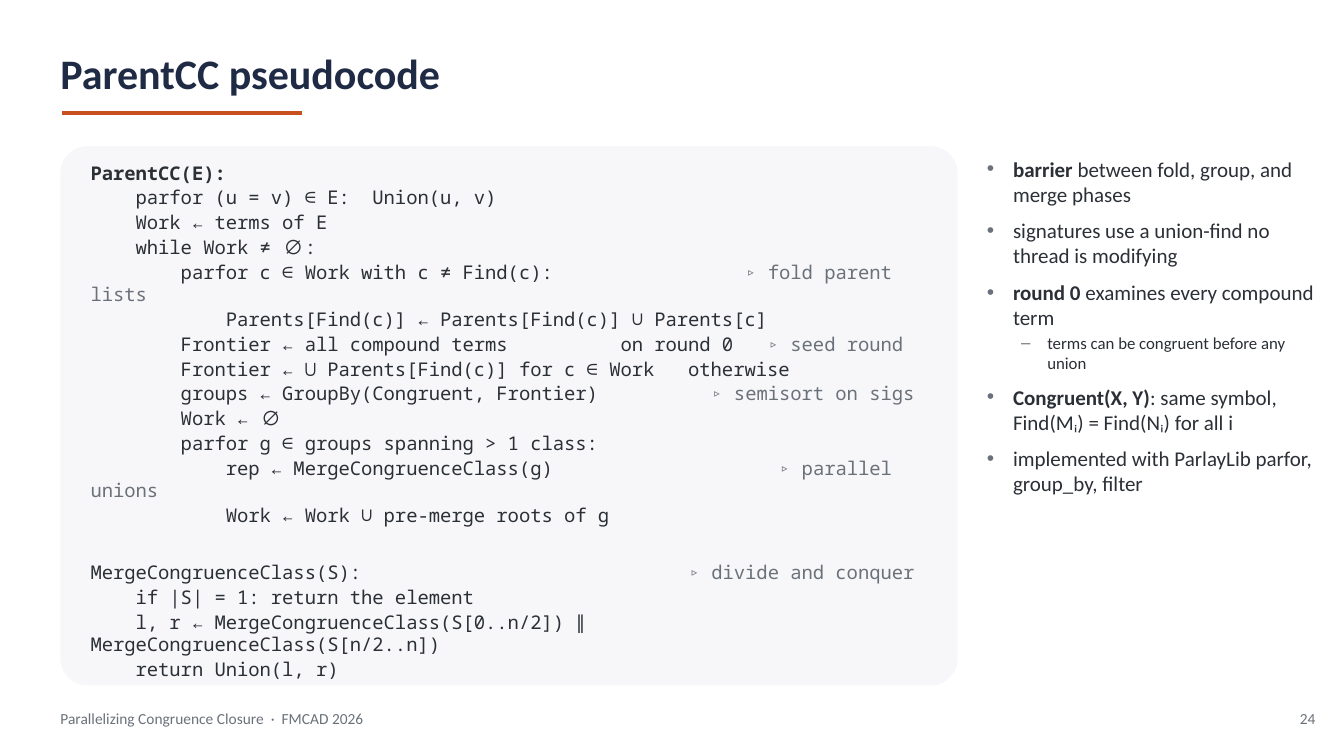
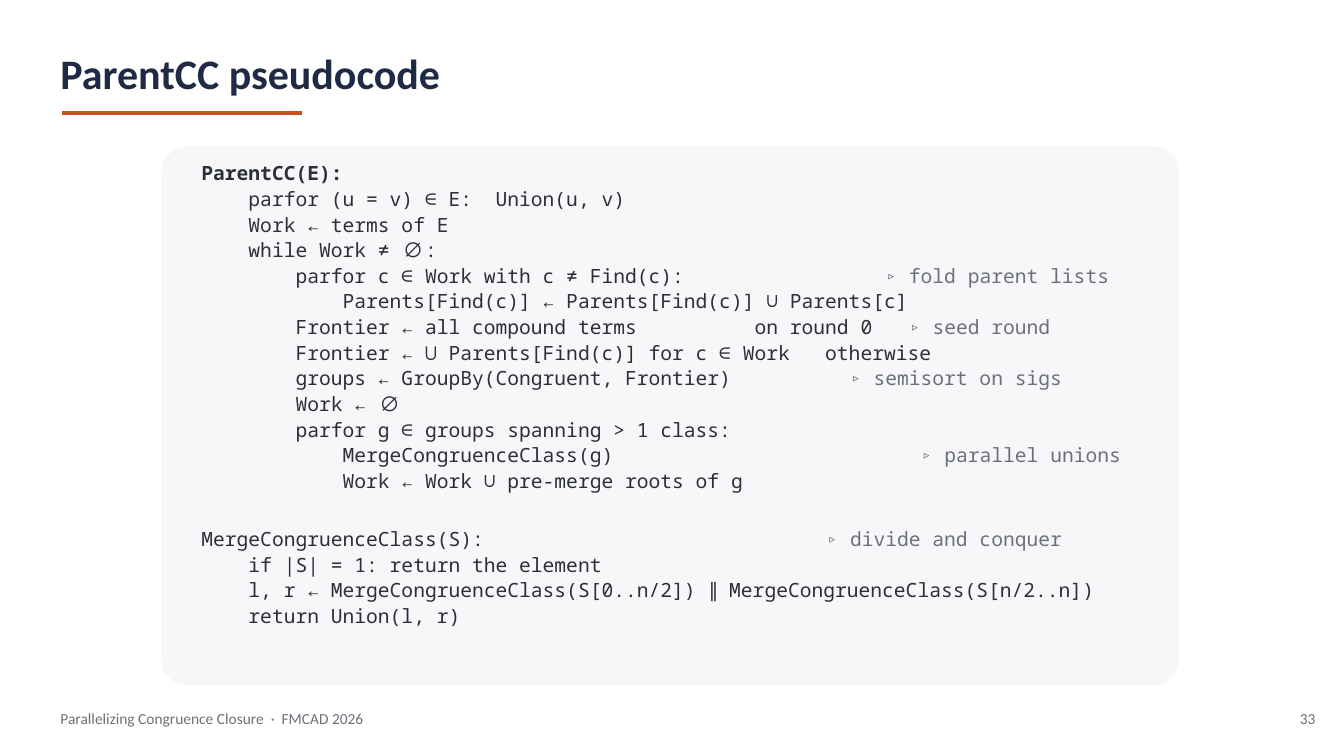
Before and after one commit to amarshah1/parallelcc-paper, a slide deck: slide 33 of slides/parallelcc-part1.pptx (slide 24 before the commit). Drawn at 1344x756 pixels with LibreOffice and Linux fonts; fonts in the diff are those of the drawing. Boxes give left, top, right and bottom in pixels: in the first picture for what was removed or moved away, otherwise in the second. Text is boxed around its words. In the diff, an @@ line names an element or a change of style, - is before the commit and + after.

```diff
--- a/slides/parallelcc-part1.pptx
+++ b/slides/parallelcc-part1.pptx
@@ rounded rectangle: place and size @@
-rounded rectangle at box(60, 146, 958, 686)
+rounded rectangle at box(161, 146, 1180, 686)
@@ text "ParentCC(E):": place and size @@
-text "ParentCC(E):" at box(91, 166, 914, 679)
+text "ParentCC(E):" at box(201, 166, 1121, 626)
@@ text at box(201, 166, 1109, 626): size 13.5 to 14 pt @@
@@ text removed at box(1013, 162, 1314, 495) @@
-• barrier between fold, group, and merge phases
-• signatures use a union-find no thread is modifying
-• round 0 examines every compound term
-– terms can be congruent before any union
-• Congruent(X, Y): same symbol, Find(Mᵢ) = Find(Nᵢ) for all i
-• implemented with ParlayLib parfor, group_by, filter
@@ text at box(343, 447, 1121, 467): text changed; size 13.5 to 14 pt @@
-rep ← MergeCongruenceClass(g) ▹ parallel unions
+MergeCongruenceClass(g) ▹ parallel unions
@@ text at box(1300, 714, 1316, 724): text changed @@
-24
+33
```
Also in this commit, not shown: 19 other slides changed, 13 slides added, 4 slides removed, 2 other files.
